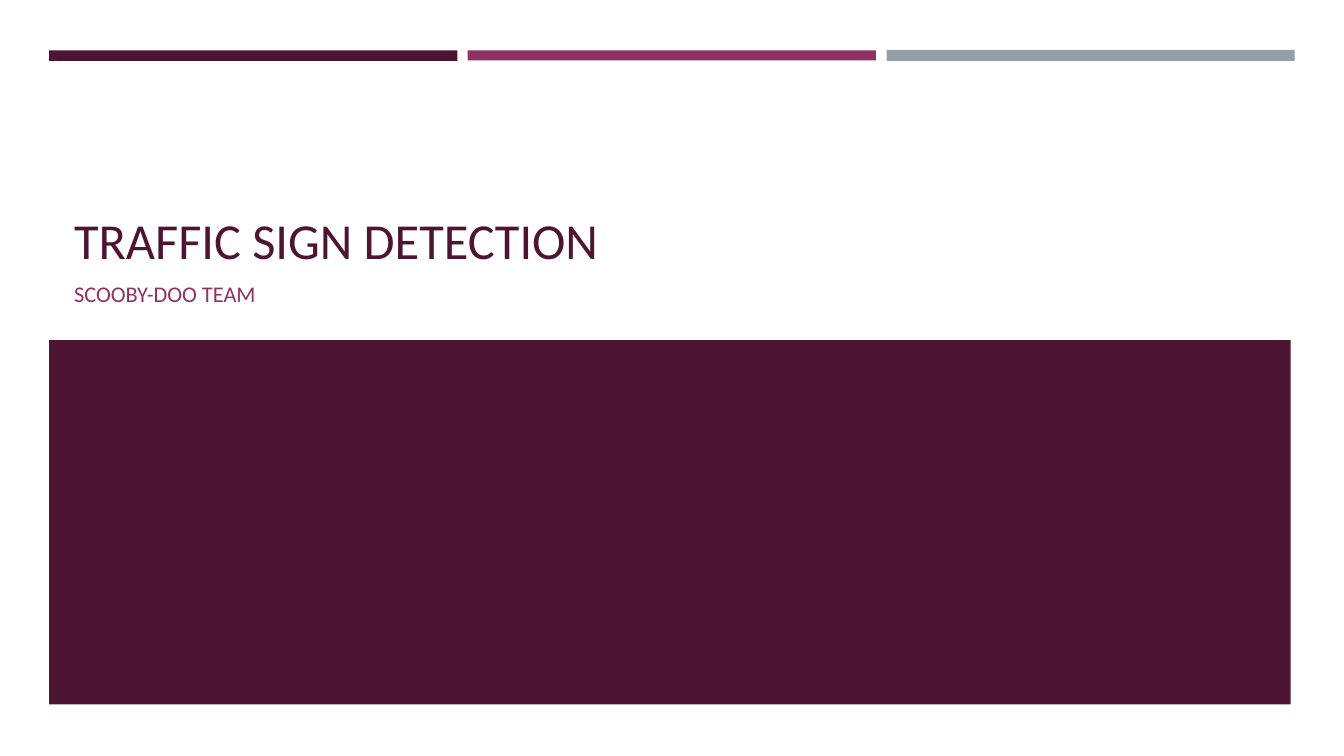
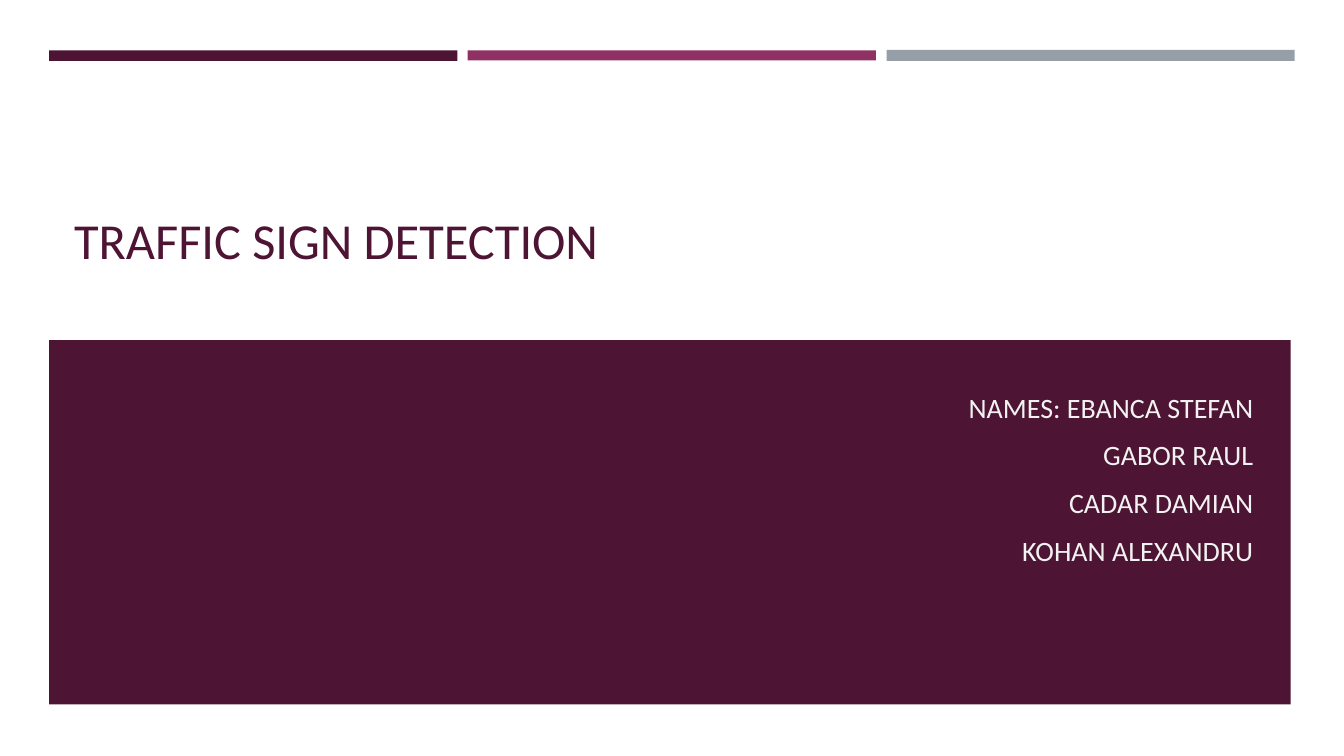
Before and after one commit to ddekiru/TrafficSignRecognition, a slide deck: slide 1 of Report/Traffic sign detection.pptx. Drawn at 1344x756 pixels with LibreOffice and Linux fonts; fonts in the diff are those of the drawing. Boxes give left, top, right and bottom in pixels: in the first picture for what was removed or moved away, otherwise in the second. Text is boxed around its words. In the diff, an @@ line names an element or a change of style, - is before the commit and + after.

```diff
--- a/Report/Traffic sign detection.pptx
+++ b/Report/Traffic sign detection.pptx
@@ subtitle at (969,400,1253,561): text changed; size 16 to 20 pt; text colour #903163 to #F2F2F2 @@
-SCOOBY-DOO TEAM
+NAMES: EBANCA STEFAN
+GABOR RAUL
+CADAR DAMIAN
+KOHAN ALEXANDRU
```
Also in this commit, not shown: 3 other slides changed, 1 slide added.
